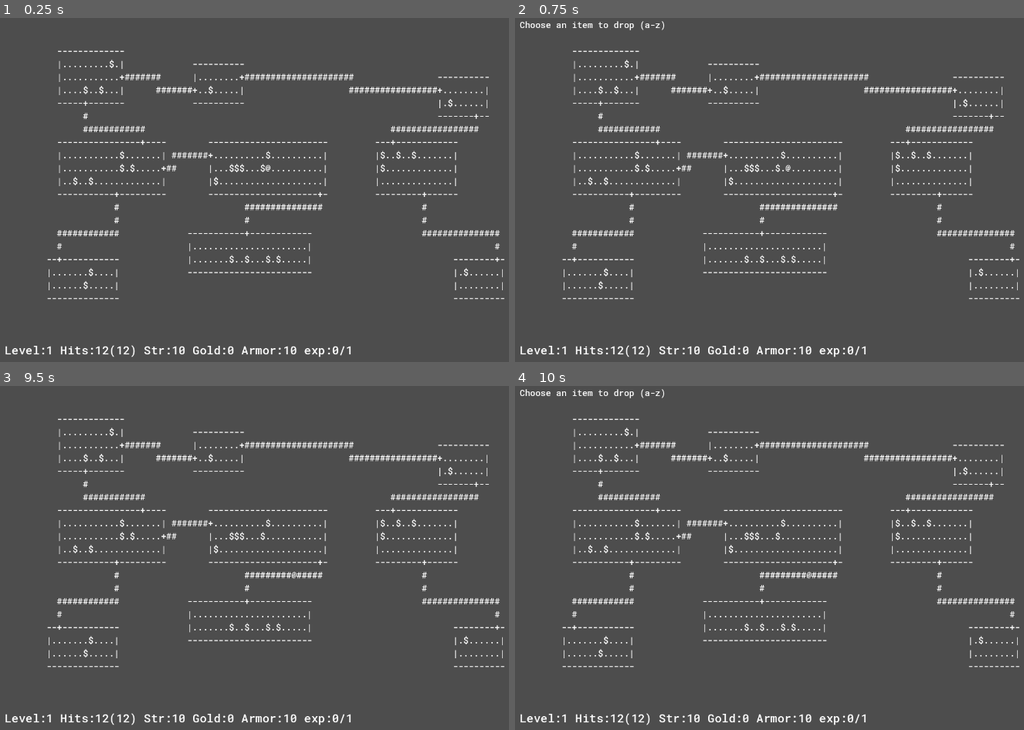
Above: before the commit, frames 1-4 (two rows, left to right).
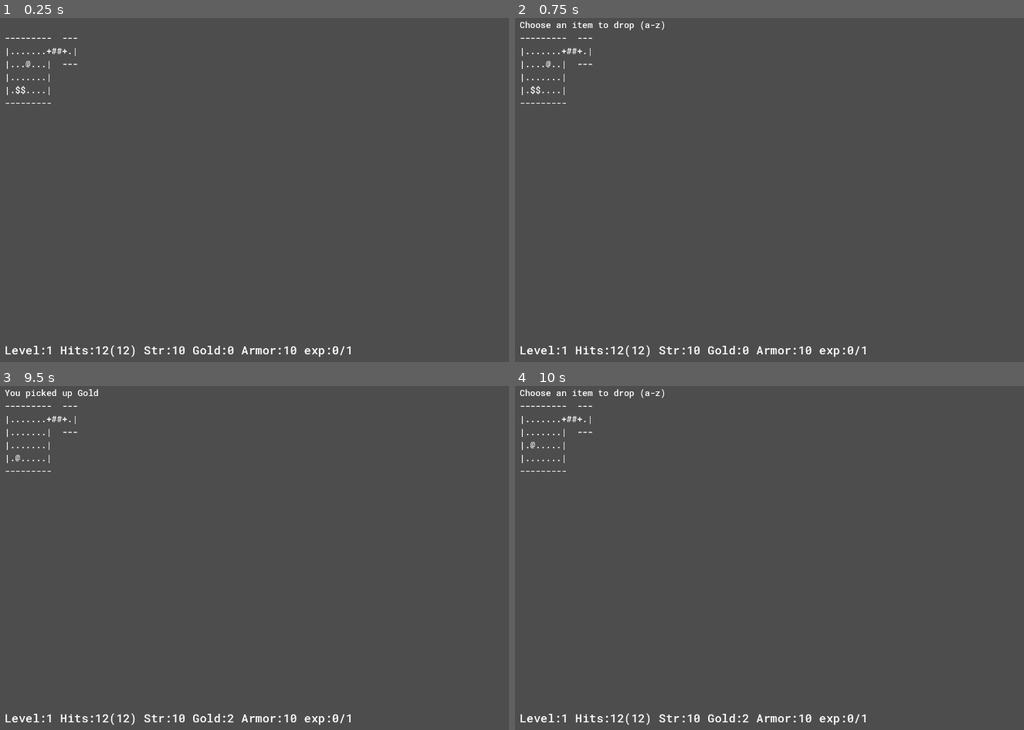
Above: after the commit, the same moments.

Repository: Kristjan-Kessel/GodotRogue
Game: Godot game, scene res://Scenes/main.tscn
Same seed, same stepped clock (60 frames per second), same inputs: the game is played once before the commit and once after it.
Inputs:
- Up to frame 1 (0.25 s): no input
- Up to frame 2 (0.75 s): tap Enter at 0.5 s; hold Right (ui_right) from 0.53 s (still down); tap D (command_drop) at 0.6 s
- Up to frame 3 (9.5 s): tap Space (continue) at 1.25, 2, 2.75, 2.85, 3.5, 4.25, 5.85, 8.85 s; release Right (ui_right) at 1.28 s; hold Down (ui_down) 1.28-2.03 s; tap F (command_find) at 1.35, 4.35, 7.35 s; hold Right (ui_right) 2.03-2.78 s; tap . (command_rest) at 2.1, 5.1, 8.1 s; hold Up (ui_up) 2.78-3.53 s; hold Left (ui_left) 3.53-5.03 s; tap D (command_drop) at 3.6, 6.6 s; hold Down (ui_down) 5.03-5.78 s; hold Right (ui_right) 5.78-6.53 s; hold Up (ui_up) 6.53-7.28 s; hold Right (ui_right) 7.28-8.03 s; hold Down (ui_down) 8.03-8.78 s; hold Left (ui_left) from 8.78 s (still down)
- Up to frame 4 (10 s): release Left (ui_left) at 9.53 s; hold Up (ui_up) from 9.53 s (still down); tap D (command_drop) at 9.6 s

The runs differ from the first frame. In frame 1, 3.9% of the frame differs, in the area x 1-100%, y 5-82%; in frame 2, 3.9%; in frame 3, 4.0%, in the area x 0-100%, y 0-98%; in frame 4, 3.9%.

Commit message:
Add reading level from text file for testing

Diff:
--- a/Globals/Globals.gd
+++ b/Globals/Globals.gd
@@ -3,7 +3,7 @@
 # Global variables
 var map_width: int = 3*32
 var map_height: int = 3*7
-var rng_seed: int = -1 #1590695627
+var rng_seed: int = -1
 var rng: RandomNumberGenerator = RandomNumberGenerator.new()
 var level_rng: RandomNumberGenerator = RandomNumberGenerator.new()
 
--- a/Scripts/level_generator.gd
+++ b/Scripts/level_generator.gd
@@ -7,11 +7,16 @@
 const min_room_offset_x = 1
 const min_room_offset_y = 1
 
+#how likely it is for any given room to not existing, 1/room_chance
+const room_chance = 10
+const max_missing_rooms = 1
+
+
 static func generate_level() -> Array:
 	var map = []
 	var room_grid = [[null,null,null],[null,null,null],[null,null,null]]
 	var room_vector_list = []
-	#make empty array with the max width and height
+
 	for y in range(Globals.map_height):
 		var row = []
 		for x in range(Globals.map_width):
@@ -19,30 +24,44 @@
 		map.append(row)
 
 	var loop_count = 0
-	var player_loop = Globals.level_rng.randi_range(0,8)
+	var player_room = Globals.level_rng.randi_range(0,8)
+	var exit_room = Globals.level_rng.randi_range(0,8)
+	var missing_room_count = 0
 	for y in range(3):
 		for x in range(3):
-			# x and y are room starting points
+			var is_spawn_room = loop_count == player_room
+			var is_exit_room = loop_count == exit_room
+			var skip_room = Globals.level_rng.randi_range(1,room_chance) == 1 && !is_spawn_room && !is_exit_room && missing_room_count < max_missing_rooms
+
 			var max_width = Globals.map_width/3
 			var max_height = Globals.map_height/3
 			var start_x = Globals.map_width/3*x
 			var start_y = Globals.map_height/3*y
 
-			var x_offset = Globals.level_rng.randi_range(min_room_offset_x,max_width-min_room_width)
-			var y_offset = Globals.level_rng.randi_range(min_room_offset_y,max_height-min_room_height)
-
-			start_x += x_offset
-			start_y += y_offset
-			max_width -= x_offset
-			max_height -= y_offset
-
-			var width = Globals.level_rng.randi_range(min_room_width,max_width)
-			var height = Globals.level_rng.randi_range(min_room_height,max_height)
-
-			var room = Rect2(start_x,start_y,width,height)
-			generate_room(map,room)
-			if(loop_count==player_loop):
-				map[start_y+height/2][start_x+width/2] = Constants.PLAYER
+			var room
+
+			if skip_room:
+				room = Rect2(Globals.level_rng.randi_range(start_x,start_x+max_width-1),Globals.level_rng.randi_range(start_y,start_y+max_height-1),1,1)
+				missing_room_count += 1
+			else:
+				var x_offset = Globals.level_rng.randi_range(min_room_offset_x,max_width-min_room_width)
+				var y_offset = Globals.level_rng.randi_range(min_room_offset_y,max_height-min_room_height)
+
+				start_x += x_offset
+				start_y += y_offset
+				max_width -= x_offset
+				max_height -= y_offset
+
+				var width = Globals.level_rng.randi_range(min_room_width,max_width)
+				var height = Globals.level_rng.randi_range(min_room_height,max_height)
+
+				room = Rect2(start_x,start_y,width,height)
+
+			if !skip_room:
+				generate_room(map,room)
+
+			if is_spawn_room:
+				map[start_y+room.size.y/2][start_x+room.size.x/2] = Constants.PLAYER
 			room_grid[y][x] = room
 			room_vector_list.append(Vector2(x,y))
 			loop_count+=1
@@ -53,7 +72,7 @@
 
 static func select_and_generate_corridors(map: Array, room_grid: Array, room_vector_list: Array):
 	var orphan_rooms = Array(room_vector_list)
-	var current_room = room_vector_list[Globals.level_rng.randi_range(0,8)]
+	var current_room = room_vector_list[Globals.level_rng.randi_range(0,room_vector_list.size()-1)]
 	var connected_rooms = []
 	var initial_path_length = 1
 	orphan_rooms.erase(current_room)
@@ -107,6 +126,13 @@
 		else:
 			start.y = start_room.position.y
 			end.y = end_room.position.y+end_room.size.y-1
+
+	if start_room.size.y==1:
+		start.y = start_room.position.y
+		start.x = start_room.position.x
+	if end_room.size.y==1:
+		end.y = end_room.position.y
+		end.x = end_room.position.x
 
 	draw_corridor_shaped(start,end,map,is_horizontal)
 
@@ -238,8 +264,6 @@
 					tile = Tile.new("WALL", false, Constants.CEILING,false)
 				Constants.FLOOR:
 					tile = Tile.new("FLOOR", true, Constants.FLOOR,false)
-					if Globals.level_rng.randi_range(1,10) == 1:
-						tile.item = Gold.new()
 				Constants.DOOR:
 					tile = Tile.new("DOOR", true, Constants.DOOR,true)
 				Constants.CORRIDOR:
@@ -248,8 +272,27 @@
 					tile = Tile.new("FLOOR",true,Constants.FLOOR,false)
 					player.position = Vector2(x,y);
 					tile.entity = player
+				Constants.GOLD:
+					tile = Tile.new("FLOOR",true,Constants.FLOOR,false)
+					tile.item = Gold.new()
 				_:
 					tile = Tile.new("EMPTY", false,Constants.EMPTY, false)
 			row.append(tile)
 		tile_map.append(row)
 	return tile_map
+
+static func get_ascii_from_file(file_name: String) -> Array:
+	var path = "res://Test Levels/" + file_name
+	var result = []
+
+	if FileAccess.file_exists(path):
+		var file = FileAccess.open(path, FileAccess.READ)
+		while !file.eof_reached():
+			var line = file.get_line()
+			var char_array = line.split("", false)
+			result.append(char_array)
+		file.close()
+	else:
+		print("File does not exist: " + path)
+
+	return result
--- a/Scripts/main.gd
+++ b/Scripts/main.gd
@@ -7,24 +7,23 @@
 
 var log_message = ""
 
-var test_map = [
-	["","|", "-", "-", "|", " ", " ", " ", "|", "-", "-", "|"],
-	["","|", "@", ".", "+", "#", "#", "#", "+", ".", ".", "|"],
-	["","|", ".", ".", "|", " ", " ", " ", "|", ".", ".", "|"],
-	["","|", "-", "-", "|", " ", " ", " ", "|", "-", "-", "|"],
-]
-
 func _ready():
 	Globals.initialize_randomness()
 	print("Using seed: ", Globals.rng_seed)
 	ui.update_stats(player)
-	new_level()
+	#new_level()
+	test_level()
 
 func get_tile(position: Vector2) -> Tile:
 	return map_data[position.y][position.x]
 
 func _process(delta: float) -> void:
 	pass
+
+func test_level():
+	var ascii_map = LevelGenerator.get_ascii_from_file("text.txt")
+	map_data = LevelGenerator.convert_ascii_to_tiles(ascii_map, player)
+	render_map()
 
 func new_level():
 	var ascii_map = LevelGenerator.generate_level()
Not shown, added: Test Levels/text.txt
